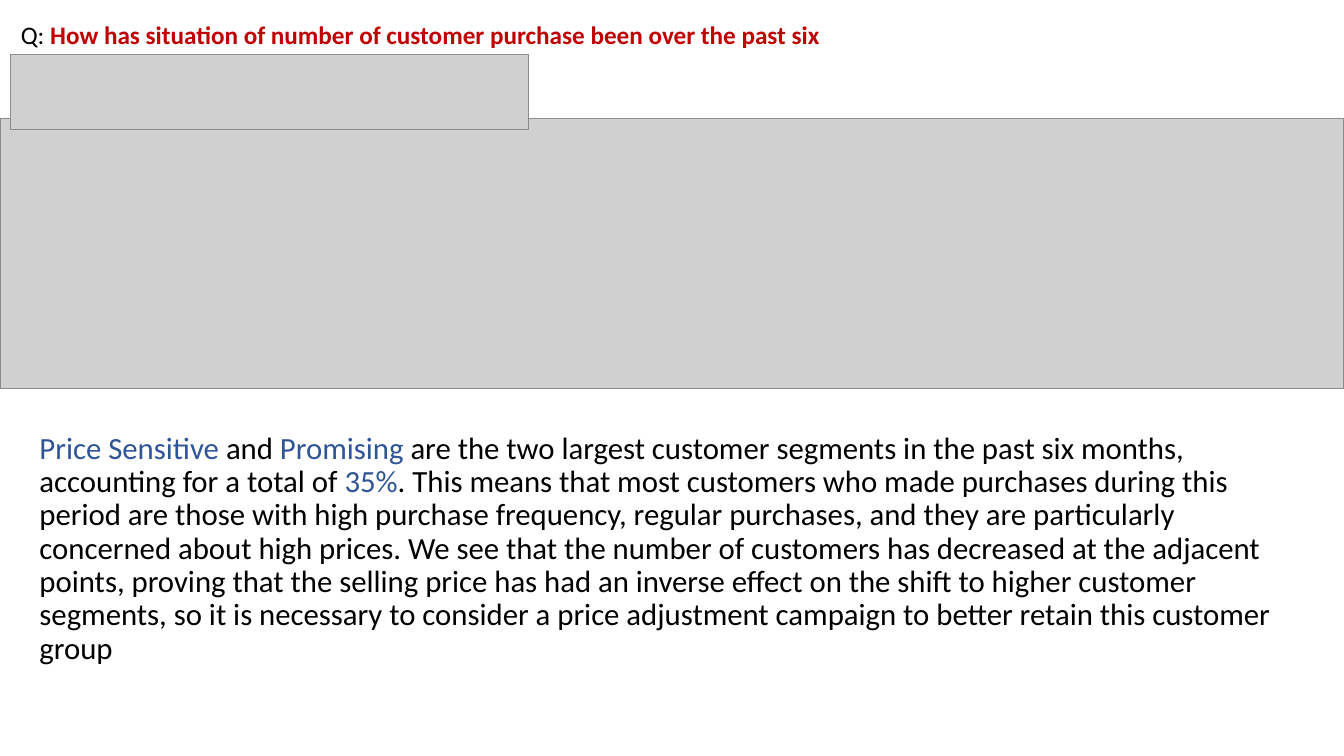
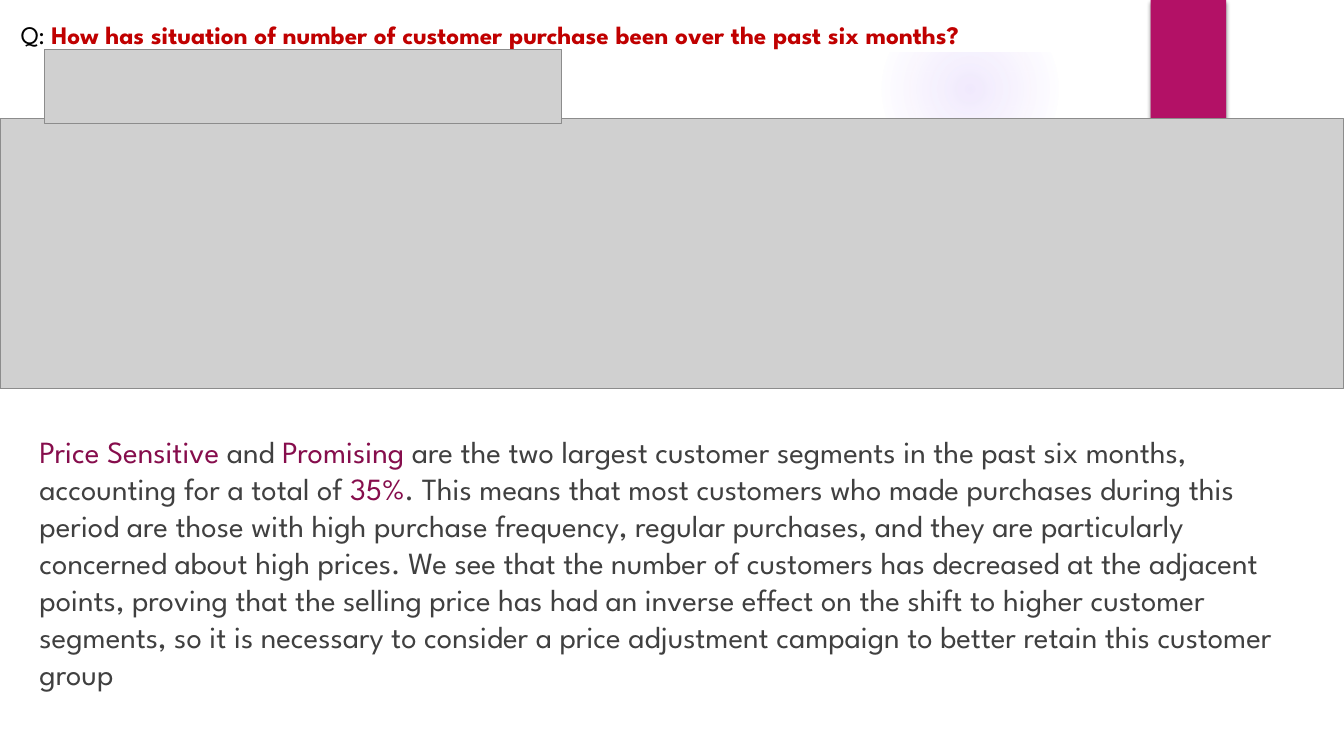
Before and after one commit to hauct/RFM-Customer-Segmentation, a slide deck: slide 9 of report/customer_segment_report.pptx. Drawn at 1344x756 pixels with LibreOffice and Linux fonts; fonts in the diff are those of the drawing; grey boxes stand for pictures; background and template pictures are left out. Boxes give left, top, right and bottom in pixels: in the first picture for what was removed or moved away, otherwise in the second. Text is boxed around its words. In the diff, an @@ line names an element or a change of style, - is before the commit and + after.

```diff
--- a/report/customer_segment_report.pptx
+++ b/report/customer_segment_report.pptx
@@ group added at bbox=[0, 0, 1344, 756]: 5 ellipses, 2 freeform shapes @@
@@ text "Q: How has situation of ..." at bbox=[21, 26, 959, 52]: font Calibri to League Spartan @@
@@ rectangle added at bbox=[1150, 0, 1226, 126], fill #B31166 @@
@@ picture: place and size @@
-picture at bbox=[11, 55, 528, 130]
+picture at bbox=[44, 49, 562, 124]
@@ text "Price Sensitive and Promising are ..." at bbox=[39, 442, 1272, 692]: font Calibri to League Spartan, text colour #000000 to #404040; text colour #2F5597 to #860D4C in "Price Sensitive Promising 35%."; line spacing 0.9 to 1 @@
```
Also in this commit, not shown: 10 other slides changed, 19 other files.
